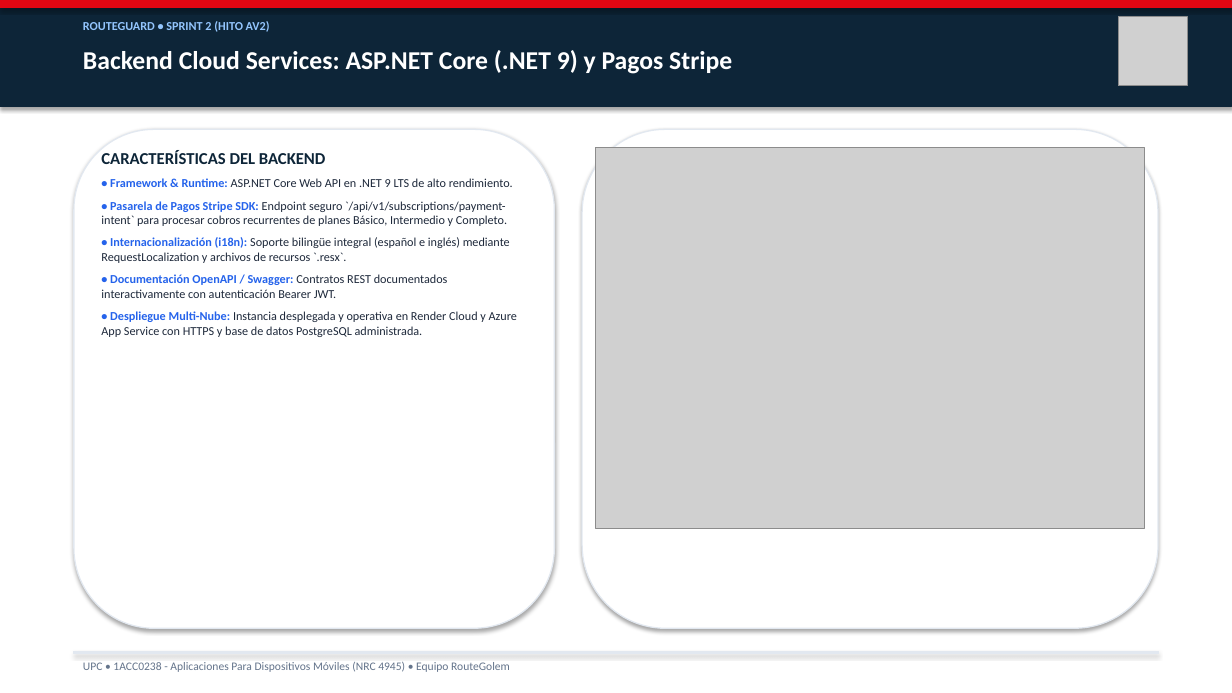
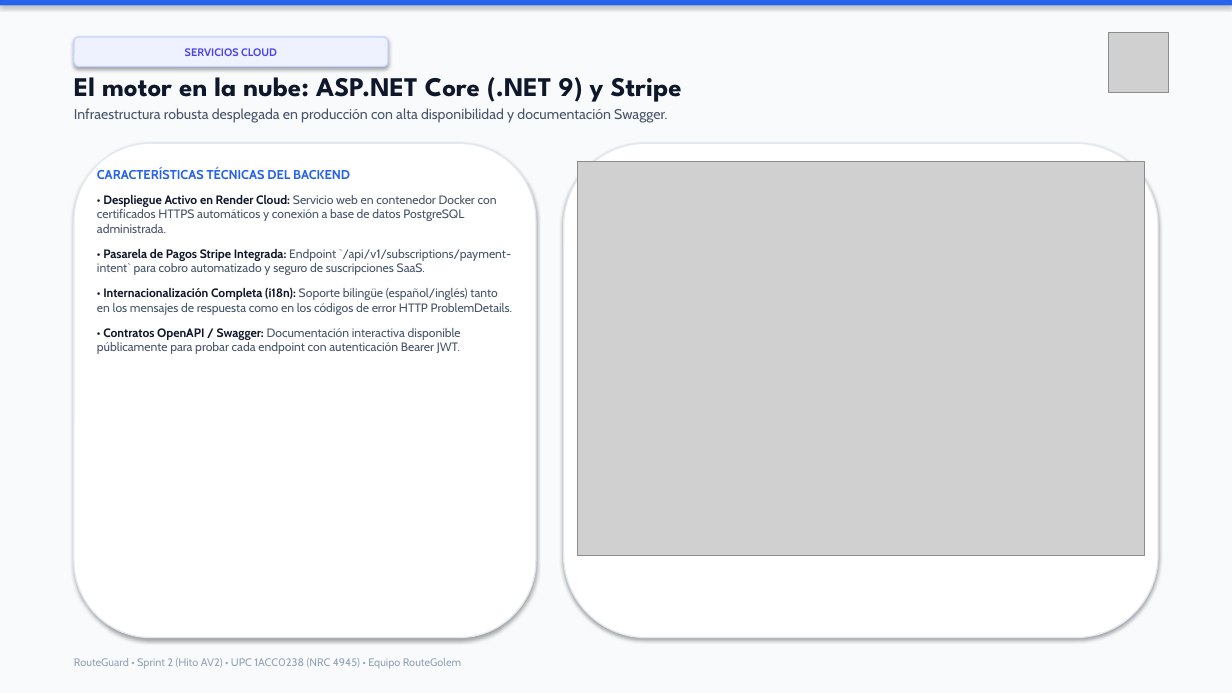
Before and after one commit to upc-pre-202620-1acc0238-4945-routegolem/routeguard-report, a slide deck: slide 9 of RouteGuard_Presentacion_Sprint2_AV2.pptx. Drawn at 1232x693 pixels with LibreOffice and Linux fonts; fonts in the diff are those of the drawing; grey boxes stand for pictures. Boxes give left, top, right and bottom in pixels: in the first picture for what was removed or moved away, otherwise in the second. Text is boxed around its words. In the diff, an @@ line names an element or a change of style, - is before the commit and + after.

Commit message:
style(presentation): refine typography, human storytelling copy and visual layout

```diff
--- a/RouteGuard_Presentacion_Sprint2_AV2.pptx
+++ b/RouteGuard_Presentacion_Sprint2_AV2.pptx
@@ rectangle at (0,0,1232,6): fill #E20613 to #2563EB; outline #E20613 0.75 pt to none @@
@@ rectangle: place and size @@
-rectangle at (0,0,1232,106)
+rectangle at (0,0,1232,693)
@@ rectangle at (0,0,1232,693): fill #0D2538 to #F8FAFC; outline #0D2538 0.75 pt to none @@
@@ text removed at (83,21,270,32) @@
-ROUTEGUARD • SPRINT 2 (HITO AV2)
@@ rounded rectangle added at (74,37,388,67), fill #EEF2FF, outline #C7D2FE 1 pt, 8.5 pt, text #4F46E5, bold @@
+SERVICIOS CLOUD
@@ picture: place and size @@
-picture at (1118,17,1188,86)
+picture at (1109,32,1169,92)
@@ text at (74,69,682,123): text changed; size 20 to 11 pt; font Calibri to Cabin; text colour #FFFFFF to #475569; bold off @@
-Backend Cloud Services: ASP.NET Core (.NET 9) y Pagos Stripe
+El motor en la nube: ASP.NET Core (.NET 9) y Stripe
+Infraestructura robusta desplegada en producción con alta disponibilidad y documentación Swagger.
@@ rounded rectangle: place and size @@
-rounded rectangle at (74,129,555,628)
+rounded rectangle at (74,143,536,638)
@@ rounded rectangle: place and size @@
-rounded rectangle at (582,129,1158,628)
+rounded rectangle at (564,143,1158,638)
@@ text at (97,168,512,354): text changed; font Calibri to Cabin; text colour #1E293B to #475569 @@
-CARACTERÍSTICAS DEL BACKEND
-• Framework & Runtime: ASP.NET Core Web API en .NET 9 LTS de alto rendimiento.
-• Pasarela de Pagos Stripe SDK: Endpoint seguro `/api/v1/subscriptions/payment-intent` para procesar cobros recurrentes de planes Básico, Intermedio y Completo.
-• Internacionalización (i18n): Soporte bilingüe integral (español e inglés) mediante RequestLocalization y archivos de recursos `.resx`.
-• Documentación OpenAPI / Swagger: Contratos REST documentados interactivamente con autenticación Bearer JWT.
-• Despliegue Multi-Nube: Instancia desplegada y operativa en Render Cloud y Azure App Service con HTTPS y base de datos PostgreSQL administrada.
+CARACTERÍSTICAS TÉCNICAS DEL BACKEND
+• Despliegue Activo en Render Cloud: Servicio web en contenedor Docker con certificados HTTPS automáticos y conexión a base de datos PostgreSQL administrada.
+• Pasarela de Pagos Stripe Integrada: Endpoint `/api/v1/subscriptions/payment-intent` para cobro automatizado y seguro de suscripciones SaaS.
+• Internacionalización Completa (i18n): Soporte bilingüe (español/inglés) tanto en los mensajes de respuesta como en los códigos de error HTTP ProblemDetails.
+• Contratos OpenAPI / Swagger: Documentación interactiva disponible públicamente para probar cada endpoint con autenticación Bearer JWT.
@@ picture: place and size @@
-picture at (596,148,1144,529)
+picture at (578,162,1144,555)
@@ text at (74,658,461,669): text changed; size 9 to 8.5 pt; font Calibri to Cabin; text colour #64748B to #94A3B8 @@
-UPC • 1ACC0238 - Aplicaciones Para Dispositivos Móviles (NRC 4945) • Equipo RouteGolem
+RouteGuard • Sprint 2 (Hito AV2) • UPC 1ACC0238 (NRC 4945) • Equipo RouteGolem
@@ rectangle removed at (74,652,1158,653) @@
```
Also in this commit, not shown: 11 other slides changed, 5 slides added, 5 slides removed.
